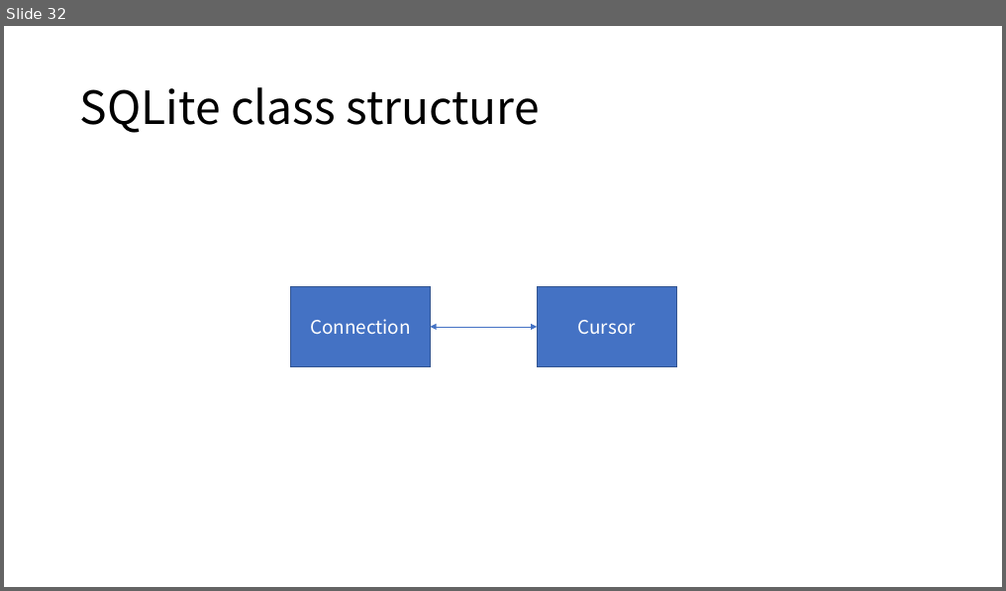
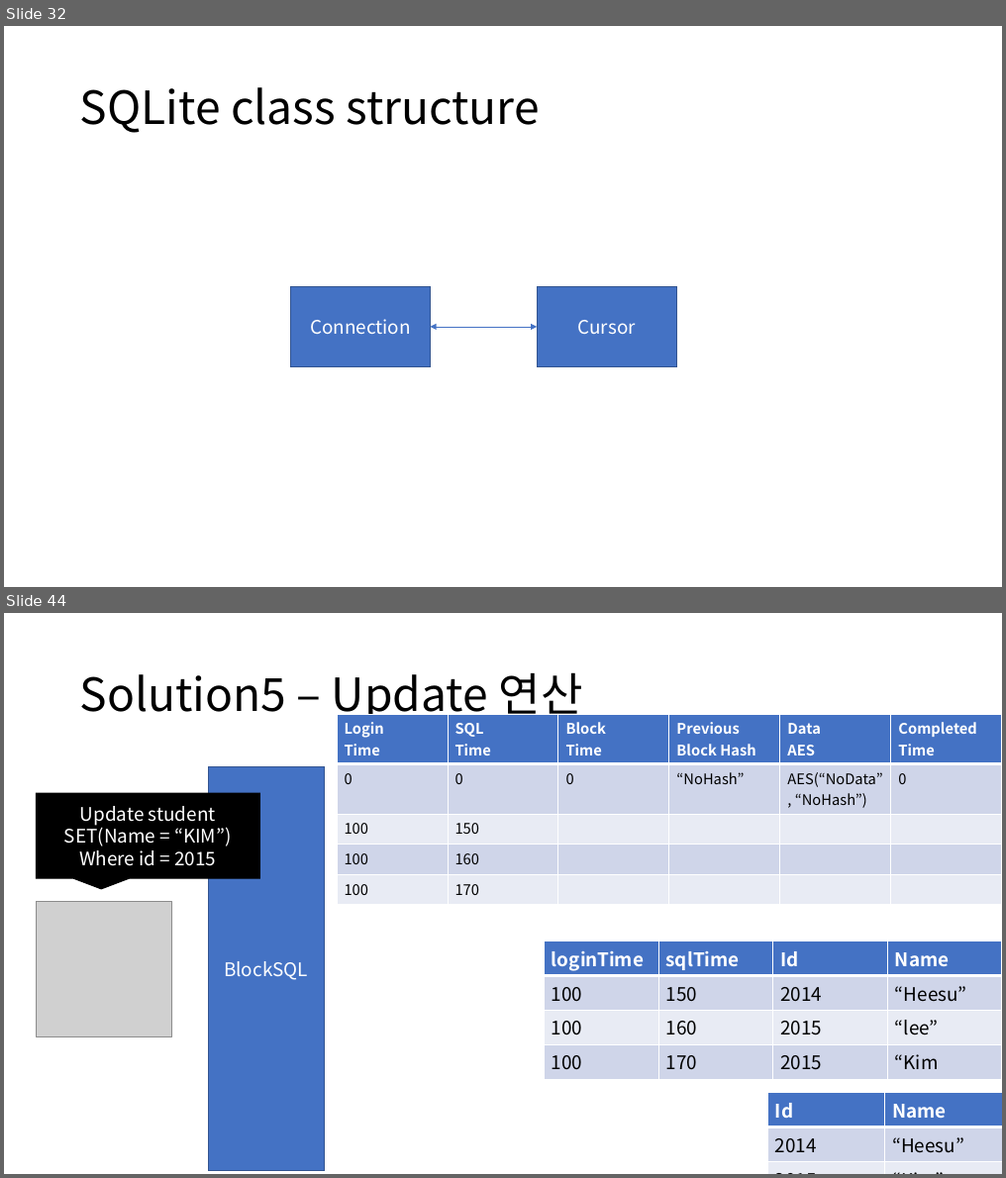
Before and after one commit to hslee1539/blockSQL, a slide deck: 컨셉.pptx. Shown one above the other, each under a label of ours: slide 32 before the commit, slides 32 and 44 after it; the slides between them are not shown. The pictures are 1006x591 and 1006x1178 pixels, drawn with LibreOffice and Linux fonts; fonts in the diff are those of the drawing; grey boxes stand for pictures. Boxes give left, top, right and bottom in pixels: in the first picture for what was removed or moved away, otherwise in the second. Text is boxed around its words. In the diff, an @@ line names an element or a change of style, - is before the commit and + after.

```diff
--- a/컨셉.pptx
+++ b/컨셉.pptx
@@ slide 44 added at box(4, 613, 1002, 1174), background #FFFFFF @@
@@ title added at box(80, 672, 583, 723), 44 pt, text #000000 @@
+Solution5 – Update 연산
@@ table added at box(337, 714, 1001, 899), 5 rows, 6 columns @@
+Login / Time | SQL / Time | Block / Time | Previous Block Hash | Data / AES | Completed Time
+0 | 0 | 0 | “NoHash” | AES(“NoData”, “NoHash”) | 0
+100 | 150 |  |  |  | 
+100 | 160 |  |  |  | 
+100 | 170 |  |  |  | 
@@ rectangle added at box(208, 767, 325, 1170), fill #4472C4, outline #325491 1 pt, 18 pt, text #FFFFFF @@
+BlockSQL
@@ speech box added at box(37, 793, 260, 878), fill #000000, outline #000000 1 pt, 18 pt, text #FFFFFF @@
+Update student SET(Name = “KIM”)
+Where id = 2015
@@ picture added at box(37, 901, 171, 1037) @@
@@ table added at box(544, 941, 1002, 1074), 4 rows, 4 columns @@
+loginTime | sqlTime | Id | Name
+100 | 150 | 2014 | “Heesu”
+100 | 160 | 2015 | “lee”
+100 | 170 | 2015 | “Kim
@@ table added at box(767, 1093, 1002, 1174), 3 rows, 2 columns @@
+Id | Name
+2014 | “Heesu”
+2015 | “Kim”
```
Also in this commit, not shown: 1 slide changed, 30 other slides added, 21 other files.
